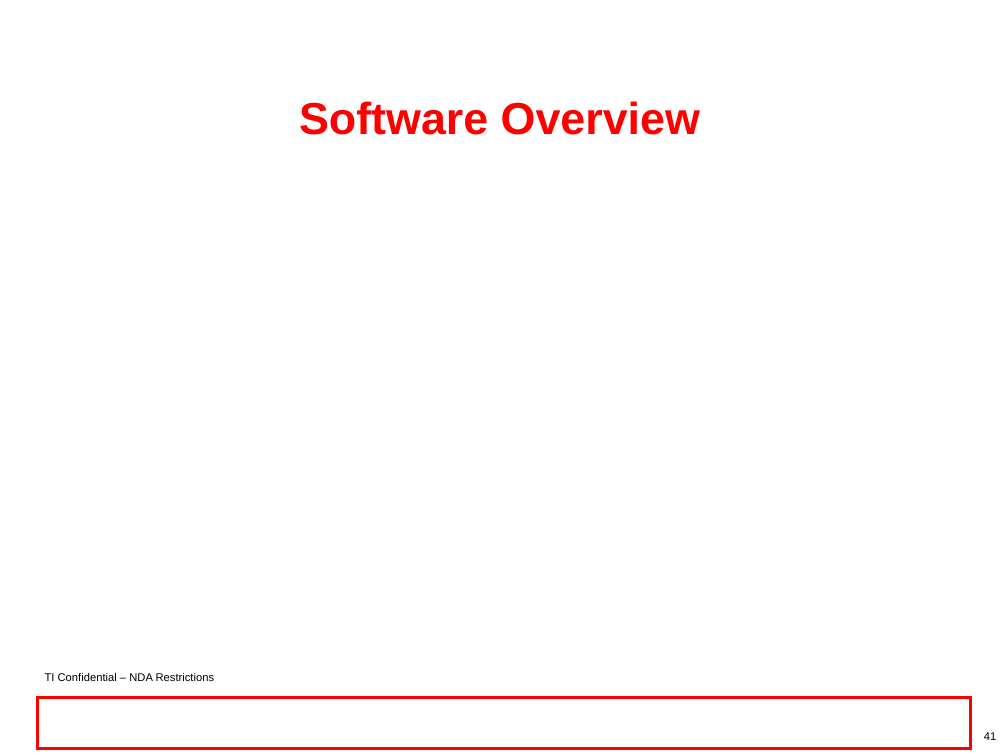
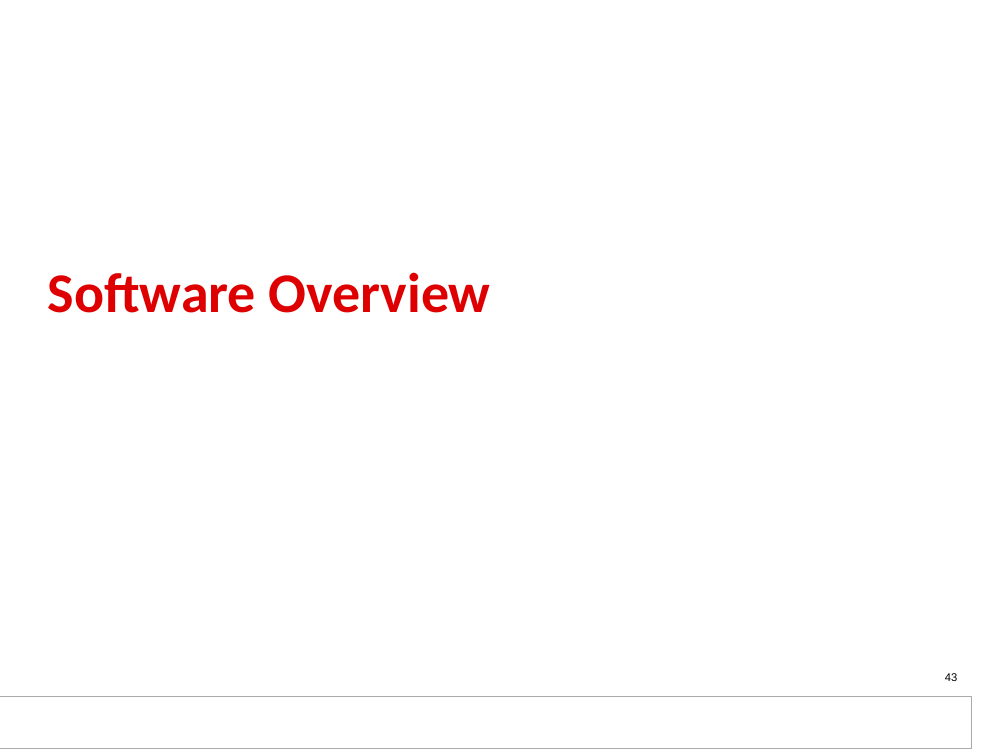
Before and after one commit to hari1989/keystone-workshop, a slide deck: slide 43 of preliminary/Working/presentations/Sitara/Ran_sitara_boot_camp_am437x_technical_overview_final.pptx (slide 41 before the commit). Drawn at 1008x756 pixels with LibreOffice and Linux fonts; fonts in the diff are those of the drawing; background and template pictures are left out. Boxes give left, top, right and bottom in pixels: in the first picture for what was removed or moved away, otherwise in the second. Text is boxed around its words. In the diff, an @@ line names an element or a change of style, - is before the commit and + after.

```diff
--- a/preliminary/Working/presentations/Sitara/Ran_sitara_boot_camp_am437x_technical_overview_final.pptx
+++ b/preliminary/Working/presentations/Sitara/Ran_sitara_boot_camp_am437x_technical_overview_final.pptx
@@ title "Software Overview": place and size @@
-title "Software Overview" at <box>299,101,700,135</box>
+title "Software Overview" at <box>48,272,491,313</box>
@@ title "Software Overview" at <box>48,272,491,313</box>: size 32 to 40 pt, font Arial to Calibri, text colour #FF0000 to #DE0000; alignment centre to left @@
@@ text removed at <box>45,673,215,681</box> @@
-TI Confidential – NDA Restrictions
@@ page number added at <box>945,673,957,681</box>, 8 pt, text #000000 @@
+43
@@ rectangle added at <box>0,698,968,748</box>, fill #FFFFFF @@
@@ rectangle added at <box>0,697,972,748</box>, fill #FFFFFF, outline #AAAAAA 0.75 pt @@
@@ rectangle: place and size @@
-rectangle at <box>37,698,971,749</box>
+rectangle at <box>5,698,969,748</box>
@@ rectangle at <box>5,698,969,748</box>: fill none to #FFFFFF; outline #FF0000 2 pt to none @@
@@ page number removed at <box>984,732,996,740</box> @@
-41
```
Also in this commit, not shown: 49 other slides changed, 5 slides added, 3 slides removed.
